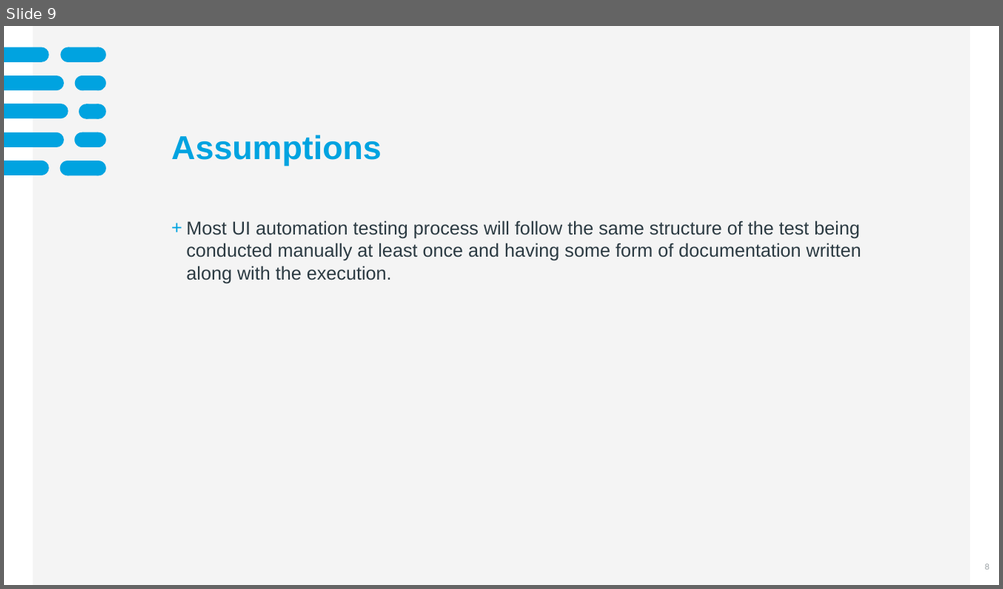
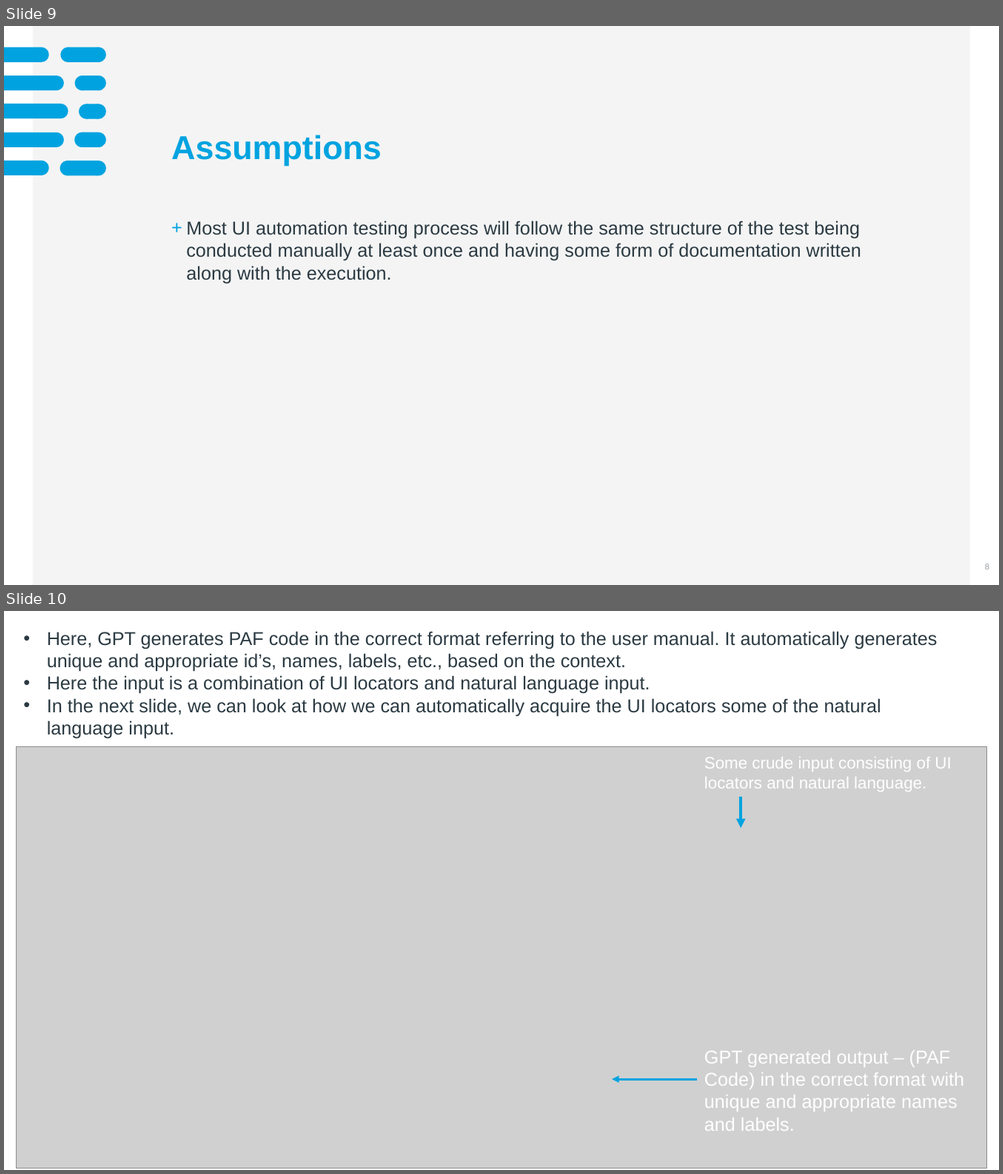
Before and after one commit to abygeorge8848/RecordandPlaybackGPT, a slide deck: PlaybackGPT.pptx. Shown one above the other, each under a label of ours: slide 9 before the commit, slides 9 and 10 after it. The pictures are 1003x589 and 1003x1174 pixels, drawn with LibreOffice and Linux fonts; fonts in the diff are those of the drawing; grey boxes stand for pictures; background and template pictures are left out. Boxes give left, top, right and bottom in pixels: in the first picture for what was removed or moved away, otherwise in the second. Text is boxed around its words. In the diff, an @@ line names an element or a change of style, - is before the commit and + after.

```diff
--- a/PlaybackGPT.pptx
+++ b/PlaybackGPT.pptx
@@ slide 10 added at (x1=4, y1=611, x2=999, y2=1170), background #FFFFFF @@
@@ text added at (x1=47, y1=631, x2=937, y2=716), 18 pt, text #2B3A42 @@
+• Here, GPT generates PAF code in the correct format referring to the user manual. It automatically generates unique and appropriate id’s, names, labels, etc., based on the context.
+• Here the input is a combination of UI locators and natural language input.
+• In the next slide, we can look at how we can automatically acquire the UI locators some of the natural language input.
@@ picture added at (x1=16, y1=747, x2=987, y2=1169) @@
@@ text added at (x1=704, y1=757, x2=950, y2=792), 16 pt, text #FFFFFF @@
+Some crude input consisting of UI locators and natural language.
@@ arrow added from (740, 797) to (740, 828), #00A3E0 3 pt @@
@@ text added at (x1=704, y1=1051, x2=964, y2=1131), 18 pt, text #FFFFFF @@
+GPT generated output – (PAF Code) in the correct format with unique and appropriate names and labels.
@@ arrow added from (697, 1079) to (612, 1079), #00A3E0 2.25 pt @@
```
Also in this commit, not shown: 1 slide changed, 3 other slides added, 4 other files.
